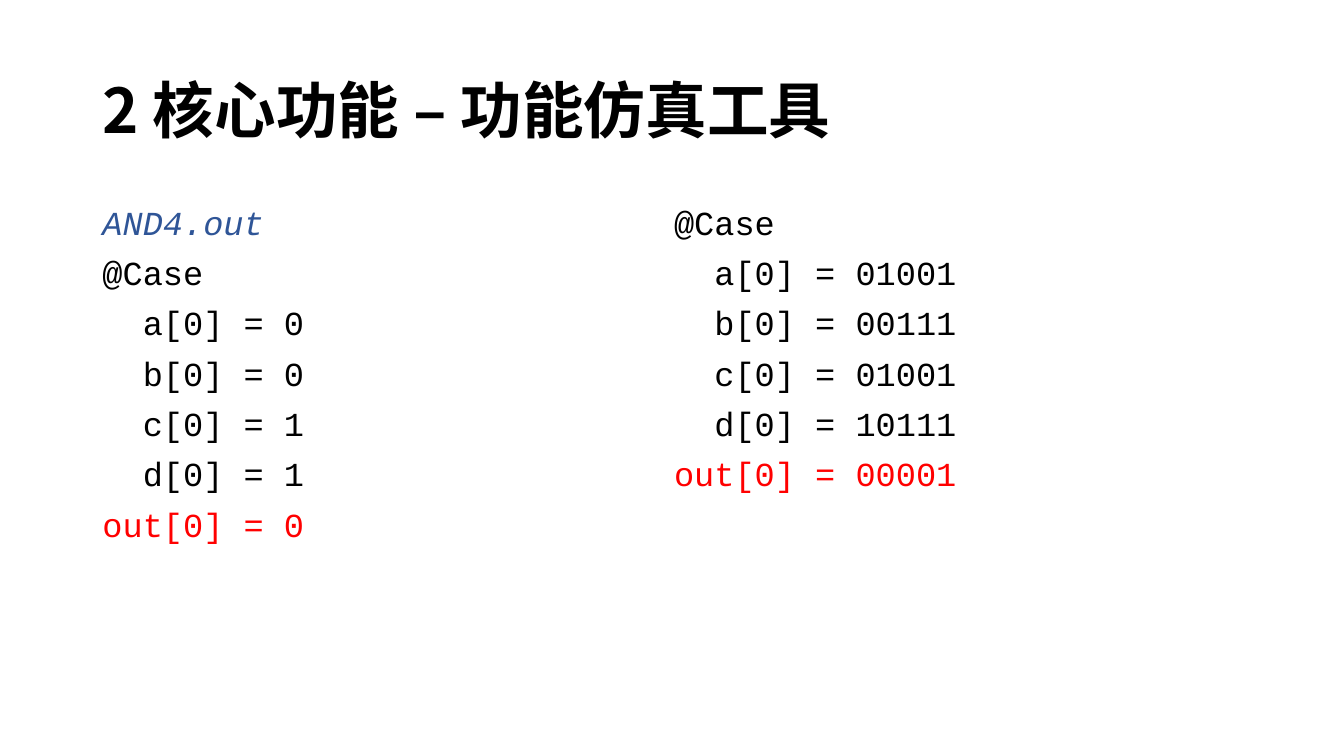
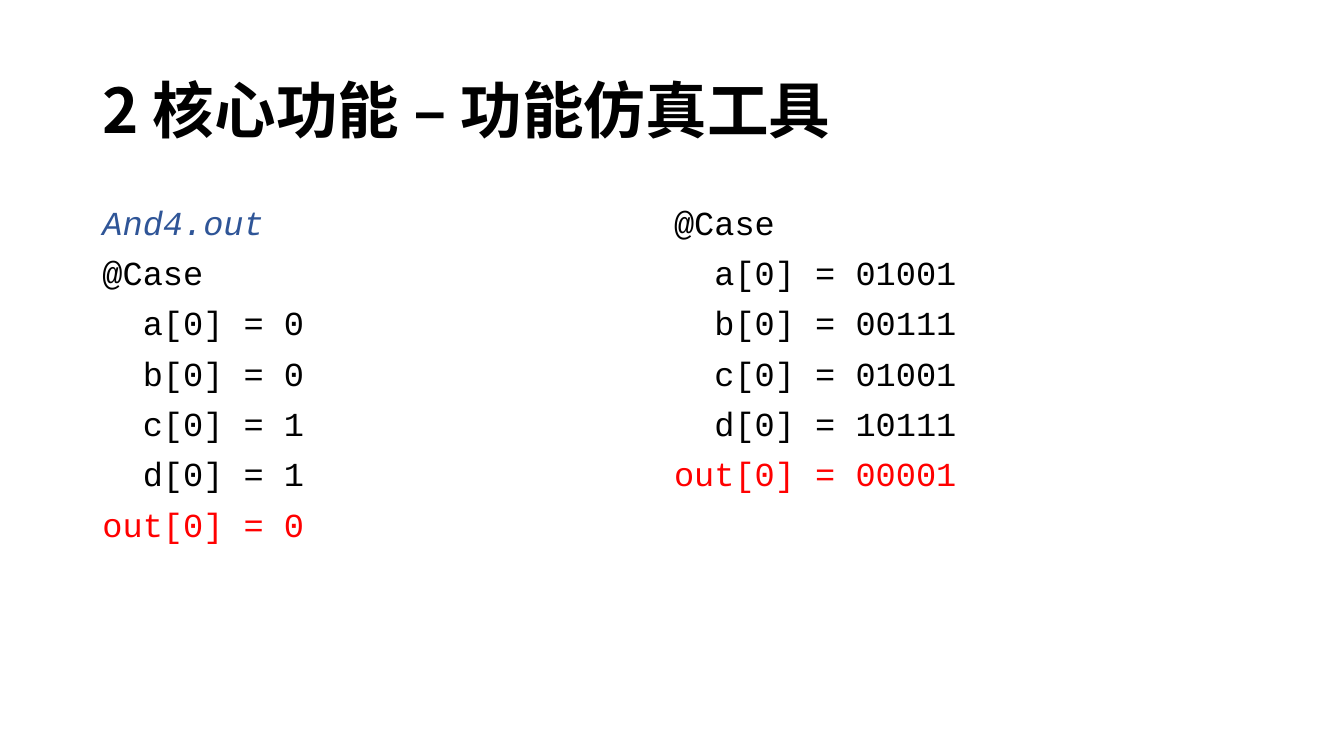
Before and after one commit to tth37/contras, a slide deck: slide 5 of doc/Contras HDL Simulator.pptx. Drawn at 1344x756 pixels with LibreOffice and Linux fonts; fonts in the diff are those of the drawing. Boxes give left, top, right and bottom in pixels: in the first picture for what was removed or moved away, otherwise in the second. Text is boxed around its words. In the diff, an @@ line names an element or a change of style, - is before the commit and + after.

```diff
--- a/doc/Contras HDL Simulator.pptx
+++ b/doc/Contras HDL Simulator.pptx
@@ text at (x1=102, y1=210, x2=263, y2=236): text changed @@
-AND4.out
+And4.out
```
Also in this commit, not shown: 9 other slides changed, 32 other files.
